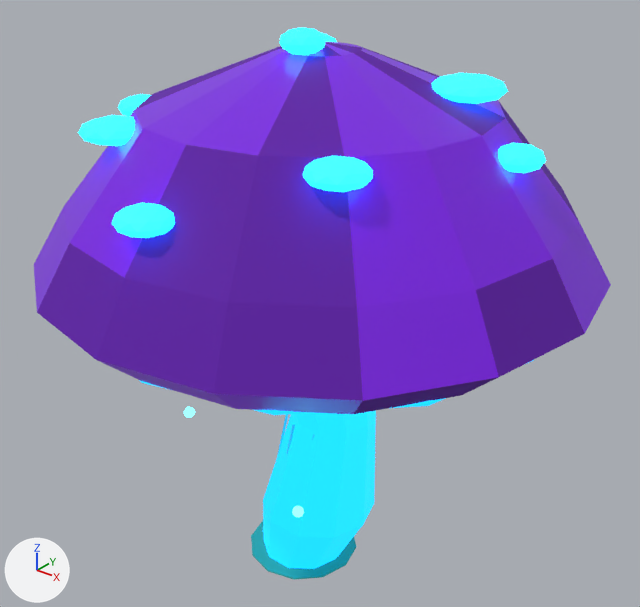
The glTF model exports/environment/components/forest_mushroom_purple.glb as it was, and as the next commit left it.
One viewpoint serves both versions: a 50 mm camera at (1.681, -2.001, 2.264) aimed at (0.061, 0.024, 1.009). The lights are fixed; the arrows at lower left show +X, +Y and +Z. The picture after the commit comes second. Vertices at exactly the same position are counted once.

Objects in the first picture: 'Bioluminescent cap spot.008', 'Bioluminescent cap spot.009', 'Bioluminescent cap spot.010', 'Bioluminescent cap spot.011', 'Bioluminescent cap spot.012', 'Bioluminescent cap spot.013', 'Bioluminescent cap spot.014', 'Bioluminescent cap spot.015', 'Broad faceted mushroom cap.001', 'Curving luminous mushroom stem.001', 'Luminous cap underside.001', 'Mushroom cyan ground bounce.001' and 4 more.
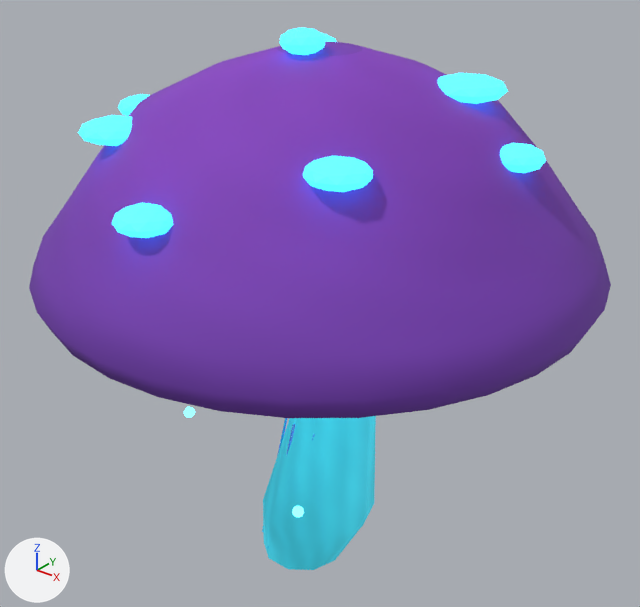
Edits to the bpy script that builds the scene:
```text
Add img_painted_gill_glow_emission:
    img_painted_gill_glow_emission = load_image('painted_gill_glow_emission', '_unpacked/painted_gill_glow_emission', 512, 512, 'sRGB')
Add img_painted_gill_roughness:
    img_painted_gill_roughness = load_image('painted_gill_roughness', '_unpacked/painted_gill_roughness', 512, 512, 'Non-Color')
Add img_painted_gill_glow_color:
    img_painted_gill_glow_color = load_image('painted_gill_glow_color', '_unpacked/painted_gill_glow_color', 512, 512, 'sRGB')
Add img_painted_mushroom_purple_emission:
    img_painted_mushroom_purple_emission = load_image('painted_mushroom_purple_emission', '_unpacked/painted_mushroom_purple_emission', 512, 512, 'sRGB')
Add img_painted_mushroom_purple_color:
    img_painted_mushroom_purple_color = load_image('painted_mushroom_purple_color', '_unpacked/painted_mushroom_purple_color', 512, 512, 'sRGB')
Add img_painted_mushroom_roughness:
    img_painted_mushroom_roughness = load_image('painted_mushroom_roughness', '_unpacked/painted_mushroom_roughness', 512, 512, 'Non-Color')
Change mat_rune_glow:
    mat_rune_glow.emission_color: (0.01, 0.621, 1.0) -> (0.047, 0.711, 1.0)  # cyan #19cfff -> cyan #3ddbff
    mat_rune_glow.emission_strength: 3.5 -> 2.0
Change mat_mushroom_purple:
    remove # nodes: BsdfPrincipled, OutputMaterial
    remove # colours: purple #590ba1, dark purple #16012f
    nodes: BsdfPrincipled, Math, OutputMaterial, SeparateColor, TexImage x3
    uses the picture img_painted_mushroom_purple_color
    uses the picture img_painted_mushroom_purple_emission
    uses the picture img_painted_mushroom_roughness
Change mat_gill_glow:
    remove # nodes: BsdfPrincipled, OutputMaterial
    remove # colours: cyan #0ea6e0, cyan #12bdff
    nodes: BsdfPrincipled, Math, OutputMaterial, SeparateColor, TexImage x3
    uses the picture img_painted_gill_glow_color
    uses the picture img_painted_gill_glow_emission
    uses the picture img_painted_gill_roughness
Change me_broad_faceted_mushroom_cap_001:
    used by ob_broad_faceted_mushroom_cap_001; location = (0.0, 0.0, 0.0)
    remove me_broad_faceted_mushroom_cap_001.from_pydata(...)  # 81 vertices, 158 faces; spans x -0.79..0.95, y -0.87..0.87, z 1.08..1.84
    add me_broad_faceted_mushroom_cap_001.from_pydata(...)  # 289 vertices, 574 faces; spans x -0.79..0.95, y -0.87..0.87, z 1.08..1.84
    me_broad_faceted_mushroom_cap_001 part 1: 208 vertices added at x -0.77..0.93, y -0.85..0.85, z 1.08..1.82
    remove me_broad_faceted_mushroom_cap_001.materials.append(mat_crystal_purple)  # purple #6e11cc, glowing dark purple #37046c
Remove ob_mushroom_cyan_ground_bounce_001:
    ob_mushroom_cyan_ground_bounce_001 = bpy.data.objects.new('Mushroom cyan ground bounce.001', me_mushroom_cyan_ground_bounce_001)
    ob_mushroom_cyan_ground_bounce_001.location = (0.0, 0.0, 0.005)
```

What differs and where, as boxes (x1, y1, x2, y2) in the pictures (640 x 607 px):
'Broad faceted mushroom cap.001', surface changed, reshaped: before (34, 41, 611, 414); after (29, 41, 611, 418)
'Curving luminous mushroom stem.001', surface changed: (263, 416, 376, 569) in both
'Bioluminescent cap spot.009', recoloured, surface changed: (303, 156, 373, 192) in both
'Bioluminescent cap spot.012', recoloured, surface changed: (438, 73, 508, 104) in both
'Bioluminescent cap spot.010', recoloured, surface changed: (112, 203, 173, 238) in both
'Mushroom cyan ground bounce.001', deleted (cyan): before (251, 521, 356, 580)
'Bioluminescent cap spot.008', recoloured, surface changed: (78, 115, 132, 146) in both
'Bioluminescent cap spot.015', recoloured, surface changed: (500, 143, 546, 173) in both
'Bioluminescent cap spot.013', recoloured, surface changed: (279, 27, 326, 55) in both
'Bioluminescent cap spot.014', recoloured, surface changed: (118, 94, 150, 116) in both
'Luminous cap underside.001', surface changed: (139, 360, 533, 415) in both
'Bioluminescent cap spot.011', recoloured, surface changed: (322, 33, 337, 42) in both
part 1 of me_broad_faceted_mushroom_cap_001, added (purple): after (29, 41, 611, 418)
